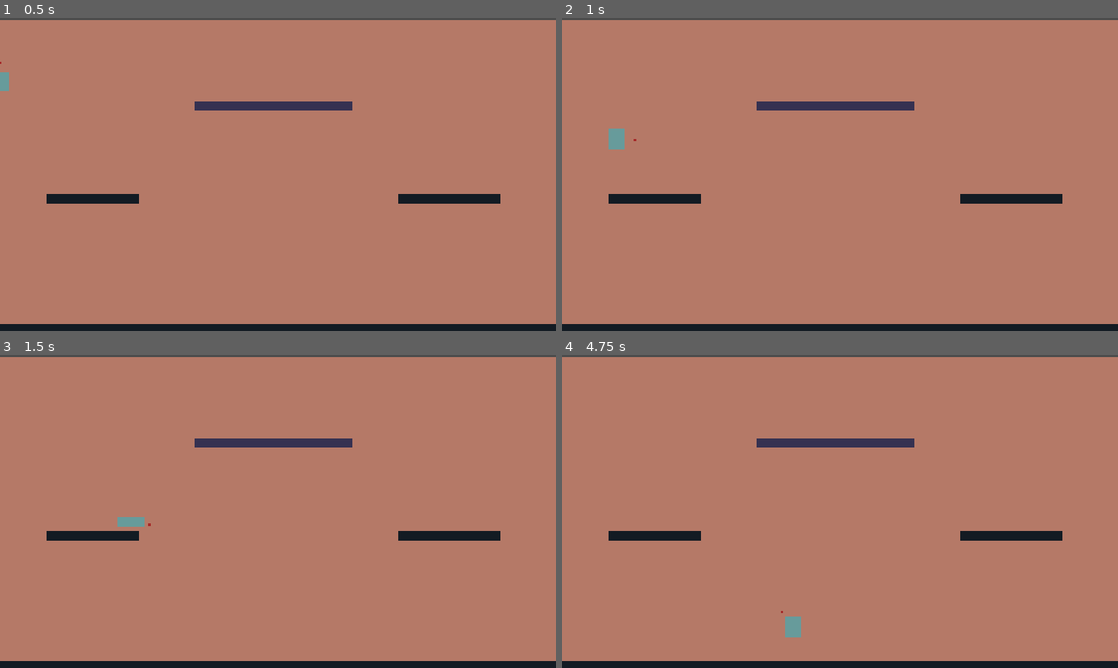
Above: before the commit, frames 1-4 (two rows, left to right).
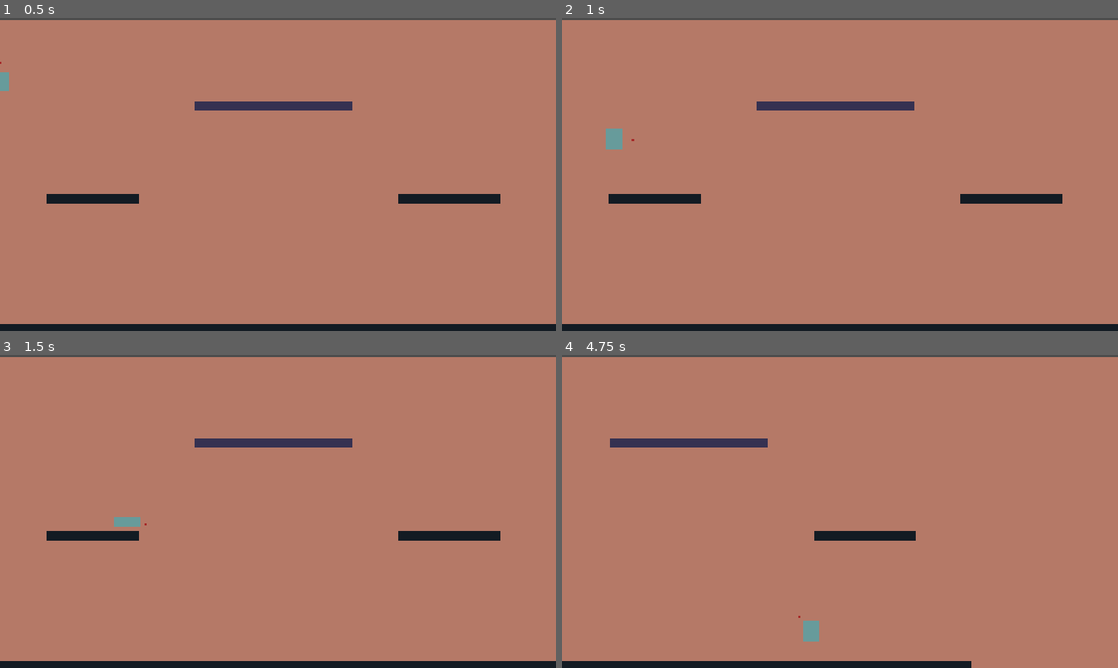
Above: after the commit, the same moments.

Repository: mightyminebuster/Github-GameOff-2020
Game: Godot game, scene res://Rooms/Demo1.tscn
The game is run twice, just before and just after one commit, with the same random seed, the same clock (stepped at 60 frames per second) and the same inputs.
Inputs (mouse positions are in pixels of both pictures, inside the frame that each line leads up to):
- Up to frame 1 (0.5 s): no input
- Up to frame 2 (1 s): move the mouse to (962, 158) at 0.52 s; hold D (move_right) from 0.53 s (still down); click (962, 158) at 0.6 s; tap Space (jump) at 0.77 s
- Up to frame 3 (1.5 s): keep holding D (move_right); move the mouse to (166, 527) at 1.27 s; click (166, 527) at 1.35 s
- Up to frame 4 (4.75 s): tap Space (jump) at 1.52, 3.02, 3.77, 4.52 s; move the mouse to (895, 442) at 2.02 s; release D (move_right) at 2.03 s; hold A (move_left) 2.03-2.78 s; click (895, 442) at 2.1 s; move the mouse to (812, 574) at 2.77 s; hold D (move_right) 2.78-4.28 s; click (812, 574) at 2.85 s; move the mouse to (1006, 558) at 3.52 s; click (1006, 558) at 3.6 s; move the mouse to (673, 464) at 4.27 s; hold A (move_left) from 4.28 s (still down); click (673, 464) at 4.35 s

Frame 1 is identical in both runs. In frame 2, less than 0.1% of the frame differs, in the area x 7-14%, y 35-42%; in frame 3, less than 0.1%; in frame 4, 4.2%, in the area x 8-100%, y 26-100%.

Commit message:
minor player fix, still some movement bugs

Diff:
--- a/SourceCode/Objects/Player/Player.gd
+++ b/SourceCode/Objects/Player/Player.gd
@@ -77,11 +77,15 @@
 
 	call(current_state + "_logic", delta) #call the current states main method
 
+
+
 	velocity = velocity.clamped(terminal_velocity)
 	velocity = move_and_slide(velocity, Vector2.UP) #aply velocity to movement
-	if current_state in move_horizontally_states:
-		if direction_facing == 1 && running_velocity < velocity.x || direction_facing == -1 && running_velocity > velocity.x:
-			velocity.x -= running_velocity
+
+	if current_state in move_horizontally_states && sign(velocity.x - running_velocity) == direction_moving:
+		velocity.x -= running_velocity
+	else:
+		running_velocity= 0
 
 	recover_sprite_scale()
 
--- a/SourceCode/Rooms/Level-Jail-1.tscn
+++ b/SourceCode/Rooms/Level-Jail-1.tscn
@@ -59,6 +59,7 @@
 
 [node name="WallOverlay" type="Sprite" parent="."]
 visible = false
+position = Vector2( 365.879, -8.11182 )
 texture = ExtResource( 12 )
 offset = Vector2( 6240, 540 )
 
Binary file changed: SourceCode/RoomAssets/Jail/Jail-1/WallOverlay.png
Not shown, added: SourceCode/Objects/Player/Player.tscn.tmp
